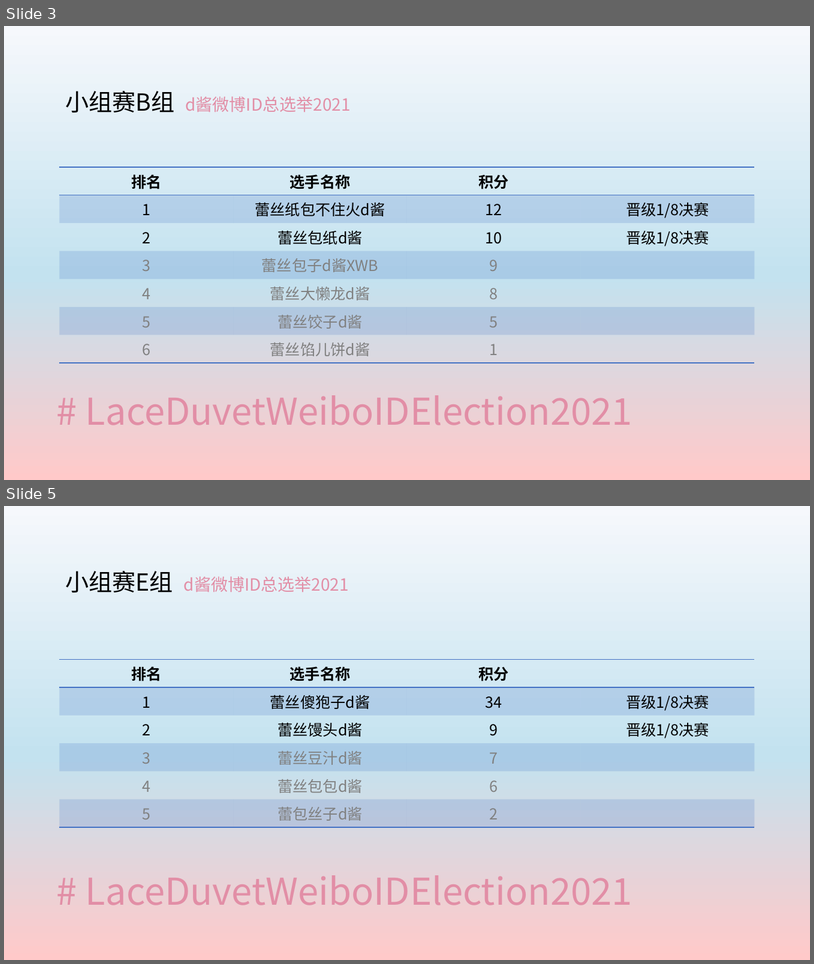
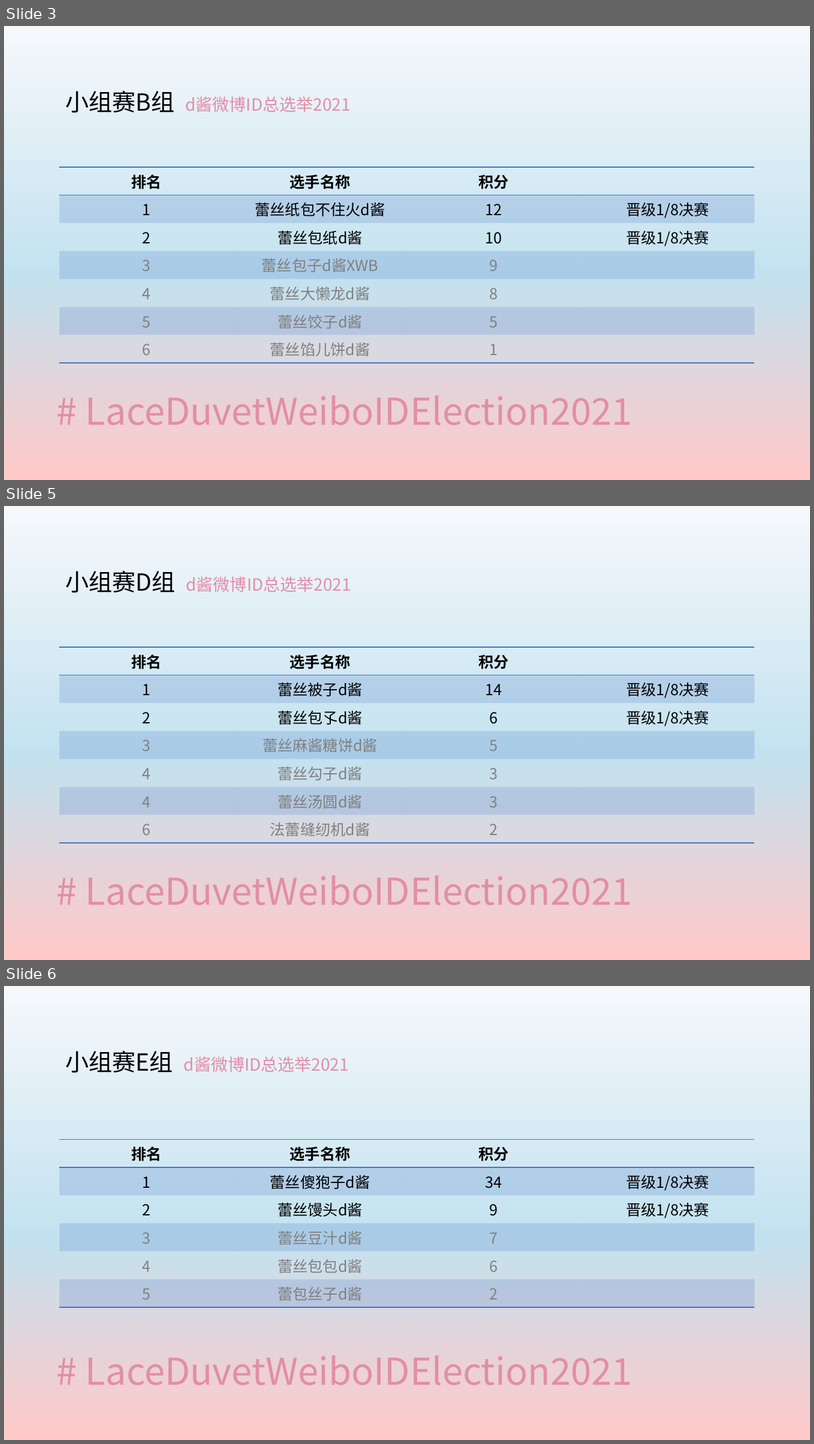
Before and after one commit to yyyeying/LaceDuvetWeiboIDElection2021, a slide deck: documents/race_profile/result_board.pptx. Shown one above the other, each under a label of ours: slides 3 and 5 before the commit, slides 3, 5 and 6 after it; the slides between them are not shown. The pictures are 814x964 and 814x1444 pixels, drawn with LibreOffice and Linux fonts; fonts in the diff are those of the drawing. Boxes give left, top, right and bottom in pixels: in the first picture for what was removed or moved away, otherwise in the second. Text is boxed around its words. In the diff, an @@ line names an element or a change of style, - is before the commit and + after.

Commit message:
更新小组赛第四天结果

```diff
--- a/documents/race_profile/result_board.pptx
+++ b/documents/race_profile/result_board.pptx
@@ slide 5 added at bbox=[4, 506, 810, 960], background gradient #F6F8FC to #C3E2EF to #FFC9C9 @@
@@ text added at bbox=[65, 571, 351, 592], 20 pt, text #E28EA6 @@
+小组赛D组 d酱微博ID总选举2021
@@ table added at bbox=[60, 647, 756, 838], 7 rows, 4 columns @@
+排名 | 选手名称 | 积分 | 
+1 | 蕾丝被子d酱 | 14 | 晋级1/8决赛
+2 | 蕾丝包孓d酱 | 6 | 晋级1/8决赛
+3 | 蕾丝麻酱糖饼d酱 | 5 | 
+4 | 蕾丝勾子d酱 | 3 | 
+4 | 蕾丝汤圆d酱 | 3 | 
+6 | 法蕾缝纫机d酱 | 2 | 
@@ title added at bbox=[86, 875, 633, 905], 44 pt, text #E28EA6 @@
+# LaceDuvetWeiboIDElection2021
@@ what was slide 5 is now slide 6 @@
```
Also in this commit, not shown: 2 slides changed, 1 other slide added, 17 other files.
